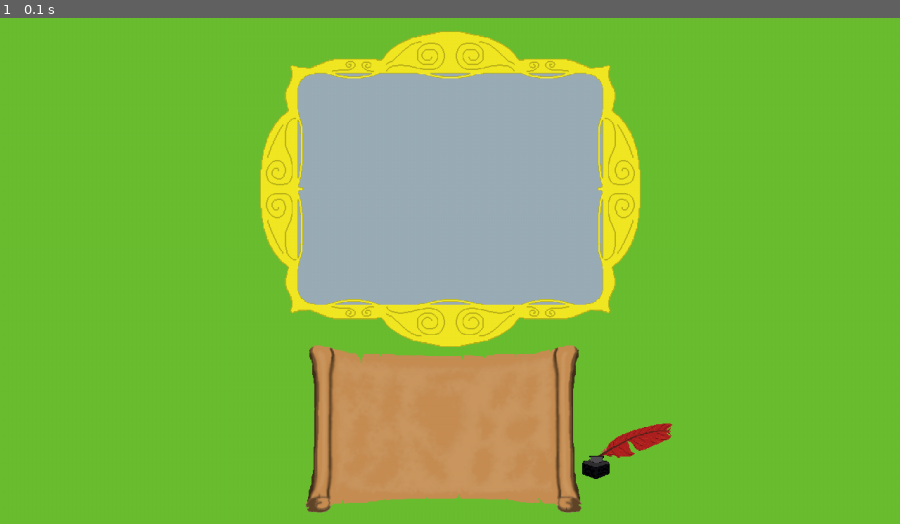
Above: before the commit, frame 1.
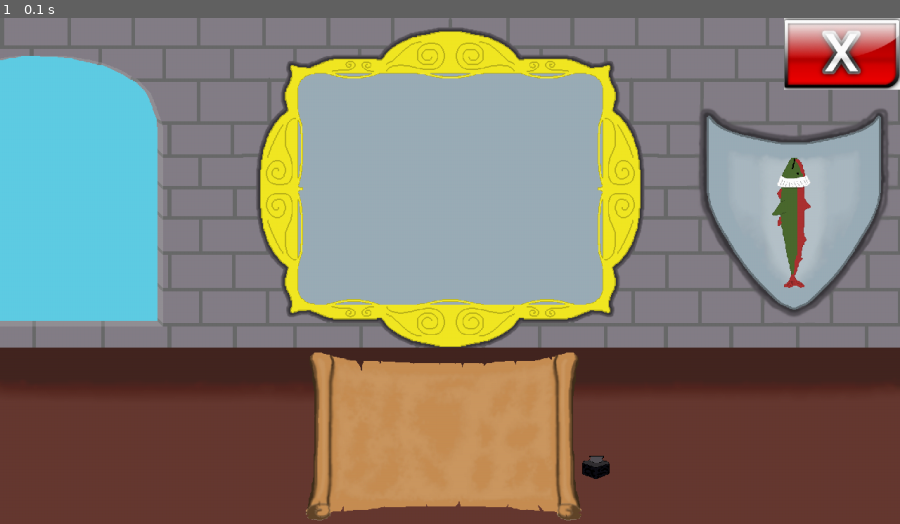
Above: after the commit, the same moment.

Repository: AndrewGillisSoftware/multiplayer-text-game
Game: pygame game, started from evilComputer.py
Two runs of this game, one before a commit and one after it. Both use one fixed random seed, a clock stepped at 60 frames per second and the inputs below.
Inputs:
- Up to frame 1 (0.1 s): no input

The runs differ from the first frame. In frame 1, 71% of the frame differs, in the area x 0-100%, y 0-100%.

Commit message:
asdfewrewx

Diff:
--- /dev/null
+++ b/NameSymbolTable_v1.csv
@@ -0,0 +1,7 @@
+Builders - add one with possible s at the end,@,1#3,1#2#3,#2#3,1#2#,1&,1$3,1$2$3,$2$3,1$2$,1$,$3 ,,,,,,,,,
+Vowel (no y),#,a,e,i,o,u,,,,,,,,,,,,,,,
+Vowel (possible y),&,a,e,i,o,u,y,,,,,,,,,,,,,,
+Double vowels,$,a(eiouy),e(aeiouy),i(aeouy),o(aeiouy),u(aeioy),y(aeiou),,,,,,,,,,,,,,
+1 helper (Followed by vowel),1,B(lrwz),C(h[hr]lrw),D(jlrvw),F(jlrw),G(hlrw),H,J,K(lrw),L,M,N,P(hlrw),Qu,R,S(1[hr][hm][hn][hl]),T([ch]hjlrvwz),V(lrw),,(e)X,Z(l)
+2 helper (Preceeded and followed by vowel),2,B(lrsvwz),C(h[hr]klrstw),D(bfgjklmnprs[th]vwz),F(dlks[sl][st][sh][sp]t[th]),G(bdglrs[sl][st][sh][sp]w[th]),H,J(r),K(lrsw),L(b[bl][bm][bn][br][bs][bw]c[ch][chr][cl][cn][cr]d[dr]f[fl][fr]g[gb][gd][gl][gm][gn][gr]k[kl][kn][kr]lmnp[pl][pr]t[th][tr][st][sh][shl][shr][sp][spl][spr]vwz),M(bdfgps[st][sh][sp]t[th]w)(rl),N(c[ch]dfg[gl][gth][gs]jkps[st][sh][sp]t[th])(rl),P(dfghklmnprs[sl][st][sh][sp]t[th]vwz),Qu,R(bc[ch]dfgjklmnprs[sl][st][sh]t[th]vxz),S(b[br][bl][bv][bw]c[ch][chr][cl][cr][cw]d[dr][dv][dw]f[fl]g[gl][gr][gw][hr][hm][hn][hl]k[kl][kr][kw]lmnp[ph][pl][pr][pw]qrt[tf][tk][tl][tm][tn][tp][tr][tv][tw]v[vl][vr]w),T(c[ch]hjklrs[sl][st][sh]tvwz),V(gklmnprstw),W(c[ch]bdfgklmnpr[st][sh][sp]t[th]z),X(lp[pl][pr]t[tr]x),Z(bdfgklmnpqrt[th]z)
+3 helper (Preceeded by vowel),3,B,C(hkt),D([th]),F(dlkt[th]),G,J,K,L(bc[ch]dfgkmnpt[th][st][sh][sp]z),M(bdfp[st][sh][sp]t[th]),N(c[ch]dfgjkp[st][sh][sp]t[th]),P(dfhkpt[th]z),Q,R(bcdfgjklmnprt[th]vxz),S(bdfgh[ht]kpqst[th]),T([ch]htz),V(klt),W(bdfgklmnpr[st][sh][sp]t[th]z),X(lpt[th]x),Z(bdfgklmnpt[th]z),
--- a/evilComputer.py
+++ b/evilComputer.py
@@ -3,21 +3,33 @@
 import pygame
 
 aspectRatio = (16, 9)
+# scaleFactor = (images["evilComputer"].surface.get_width(), images["evilComputer"].surface.get_height())
+
+class ImageData:
+    def __init__(self, surface, position):
+        self.surface = surface
+        self.position = position
+
+    def getPositionedRect(self):
+        return self.surface.get_rect(topleft=self.position)
+
 
 imageRefs = {
-    "evilComputer": "Main_Screen_with_Mirror_Test3.png"   # 16:9
+    "evilComputer": "Main_Screen_Final.png",   # 16:9
+    "quitButton"  : "quitButton.png",
+    "cursor"      : "Quillnoink.png"
 }
 
 
 def main():
+    # Initialize Pygame
+    pygame.init()
+
     # Prepare Assets
     images = loadImages()
     #images["evilComputer"] = pygame.transform.scale(images["evilComputer"], (840, 1008))
     #images["evilComputer"] = pygame.transform.scale(images["evilComputer"], (2560, 1440))
     #font = pygame.font.Font(None, 24)
-
-    # Initialize Pygame
-    pygame.init()
 
     # Screen Size:
     infoObject = pygame.display.Info()
@@ -32,9 +44,10 @@
 
     while running:
         # poll for events
-        # pygame.QUIT event means the user clicked X to close your window
         for event in pygame.event.get():
-            if event.type == pygame.QUIT:
+            # pygame.QUIT event means the user clicked X to close your window
+            if event.type == pygame.QUIT or \
+                (event.type == pygame.MOUSEBUTTONDOWN and images["quitButton"].getPositionedRect().collidepoint(event.pos)):
                 running = False
 
         # Update screenSurface content and scale screenSufrace to resolution
@@ -53,20 +66,33 @@
 
 
 def loadImages():
+    imageSurfaces = {}
+    imagePositions = {}
+    for ref in imageRefs:
+        imageSurfaces[ref] = pygame.image.load(imageRefs[ref])
+        imagePositions[ref] = None
+    # Specific image positions here
+    imagePositions["evilComputer"] = (0, 0)
+    imagePositions["quitButton"] = (imageSurfaces["evilComputer"].get_width() - imageSurfaces["quitButton"].get_width(), 0)
+    imagePositions["cursor"] = None
+    # Place into class
     images = {}
-    for ref in imageRefs:
-        images[ref] = pygame.image.load(imageRefs[ref])
+    for img in imageSurfaces:
+        images[img] = ImageData(imageSurfaces[img], imagePositions[img])
     return images
 
+
 def createFrame(images):
-    # Fill the screen with a color to wipe away anything from last frame
-    frame = pygame.Surface((images["evilComputer"].get_width(), images["evilComputer"].get_height()))
+    # Evil computer image dictates frame size
+    frame = pygame.Surface((images["evilComputer"].surface.get_width(), images["evilComputer"].surface.get_height()))
     frame.fill("black")
-    frame.blit(images["evilComputer"], (0, 0))
+    # Blit fixed position images
+    for img in images:
+        if images[img].position is not None:
+            frame.blit(images[img].surface, images[img].position)
+    # Blit cursor
+    return frame
 
-    # Quit button
-    # quitButtonRect = pygame.Rect()
-    return frame
 
 # Call to main
 main()
--- /dev/null
+++ b/randomNameGenerator.py
@@ -0,0 +1,163 @@
+# randomNameGenerator.py
+# Isaac Schroeder
+# 11/29/22
+# NOTE: This isn't just any random name generator, this is a name generator I created to name characters for games.
+#   As a result, the name structures and name piece bank may have some wackiness to them.
+# NOTE 2: My goal is to make the generation very generalized and modular, but as a result there is a possibility of
+#   generating profane sounding names. This is not intentional, and some sort of filtering system is a future goal.
+
+
+import csv
+import random
+
+
+def loadSymbolTableData(fileName):
+    symbolTableData = {}
+    try:
+        symbolTableFile = open(fileName, "r")
+        reader = csv.reader(symbolTableFile, delimiter=",")
+        for row in reader:
+            # symbol is a key to access its replacement options
+            symbolTableData[row[1]] = parseSymbolRow(row[2:])
+    except Exception as error:
+        print("Error reading in the name symbol table: {}".format(error))
+        symbolTableData = None
+    finally:
+        symbolTableFile.close()
+        return symbolTableData
+
+
+# Parses a row of symbol replacement options based on my defined format:
+#   a = any letter.
+#   any characters other than "()[]" outside parenthesis are fixed.
+#   any letters or letter sequences inside brackets that are inside parenthesis can be selected to fill upon
+#       replacement, and at least one letter or letter sequence must be chosen.
+#   example: bla(bc[ch]dtz)ou(c[ck]s[st]t[th])
+def parseSymbolRow(row):
+    result = []
+    for cell in range(len(row)):
+        parsed_cell = []
+        sequence = ""
+        sublist = None
+        depth = 0
+        row[cell] = row[cell].lower()  # Send all letters in cell to lowercase!
+        if len(row[cell]) != 0:  # Only process cell if not empty
+            for char in range(len(row[cell])):
+                if depth == 1:
+                    if row[cell][char] == ")":
+                        parsed_cell.append(sublist)
+                        depth = 0
+                        continue
+                    elif row[cell][char] == "[":
+                        depth = 2
+                        continue
+                    else:
+                        sublist.append(row[cell][char])
+                elif depth == 2:
+                    if row[cell][char] == "]":
+                        sublist.append(sequence)
+                        sequence = ""
+                        depth = 1
+                        continue
+                    else:
+                        sequence += row[cell][char]
+                elif row[cell][char] == "(":
+                    if len(sequence) != 0:
+                        parsed_cell.append(sequence)
+                        sequence = ""
+                    sublist = []
+                    depth = 1
+                    continue
+                else:
+                    sequence += row[cell][char]
+            if len(sequence) != 0:
+                parsed_cell.append(sequence)
+            # print(parsed_cell)
+            result.append(parsed_cell)
+    # print(result)
+    return result
+
+
+def printSymbolTableData(symbolTableData):
+    for symbol, replacements in symbolTableData.items():
+        print("Symbol: {}".format(symbol))
+        print("Replacement Options: {}".format(replacements))
+
+
+# Returns a name based on the given string.
+# If no string given, defaults to "@" which is replaced by pre-made builder templates.
+def generateName(symbolTable, genString="@"):
+    reference = genString
+    while True:
+        result = ""
+        replacementOccurred = False  # for keeping track if a replacement has occured (stop looping if no replacement this loop)
+        for char in reference:
+            if char in symbolTable:  # if char is a key for the symbol table, then perform a replacement
+                replacementOccurred = True
+                cell = symbolTable[char][random.randrange(0, len(symbolTable[char]))]  # Select a random cell in the symbolTable row
+                for item in cell:
+                    if type(item) is str:
+                        result += item
+                    else:  # Otherwise it's a list of options to make a choice from
+                        if random.random() < 0.5:  # There is a 50% chance of empty replacement for this level of choice
+                            result += item[random.randrange(0, len(item))]
+            else:
+                result += char
+        reference = result
+        if not replacementOccurred:
+            break
+    return result
+
+
+def obtainIntInput():
+    while True:
+        try:
+            inp = int(input("How many names to generate? "))
+        except ValueError:
+            print("Invalid input, please enter a positive integer!")
+        else:
+            if inp > 0:
+                return inp
+            else:
+                print("Invalid input, ensure your provided integer is greater than zero!")
+
+
+def main():
+    # Load the csv file
+    symbolDataFileName = "NameSymbolTable_v1.csv"
+    symbolTable = loadSymbolTableData(symbolDataFileName)
+    if symbolTable is not None:
+        print("Hello fool, have you come to generate some names?")
+        while True:
+            choice = input("\nWhat would you like to do?" \
+                           "\n\n1) Generated random names using built in start strings.\n2) Generate names with a custom start string." \
+                           "\n3) View information about the symbol table data used for generation.\n4) Quit.\n\nChoice: ")
+            print("")
+            if choice == "1":
+                quantity = obtainIntInput()
+                for i in range(quantity):
+                    print(generateName(symbolTable))
+            elif choice == "2":
+                quantity = obtainIntInput()
+                while True:
+                    template = input("Provide a template string for names to be " \
+                                     "generated from (example: \"1#2#3 1$3\"): ")
+                    if len(template) != 0:
+                        break
+                    print("Invalid template string, must not be empty!")
+                for i in range(quantity):
+                    print(generateName(symbolTable, template))
+            elif choice == "3":
+                print("Symbol table data from \"{}\":\n".format(symbolDataFileName))
+                printSymbolTableData(symbolTable)
+            elif choice == "4":
+                break
+            else:
+                print("\"{}\" is not a valid choice. Please select a listed option.".format(choice))
+        print("Goodbye fool, I hope you found some wacky names to use!")
+    else:
+        print("Symbol table data was unable to be loaded; names cannot be generated. Exiting...")
+
+
+# Call to main:
+main()
Binary file added: Main_Screen_Final.png
Binary file added: Quillnoink.png
Binary file added: quitButton.png
